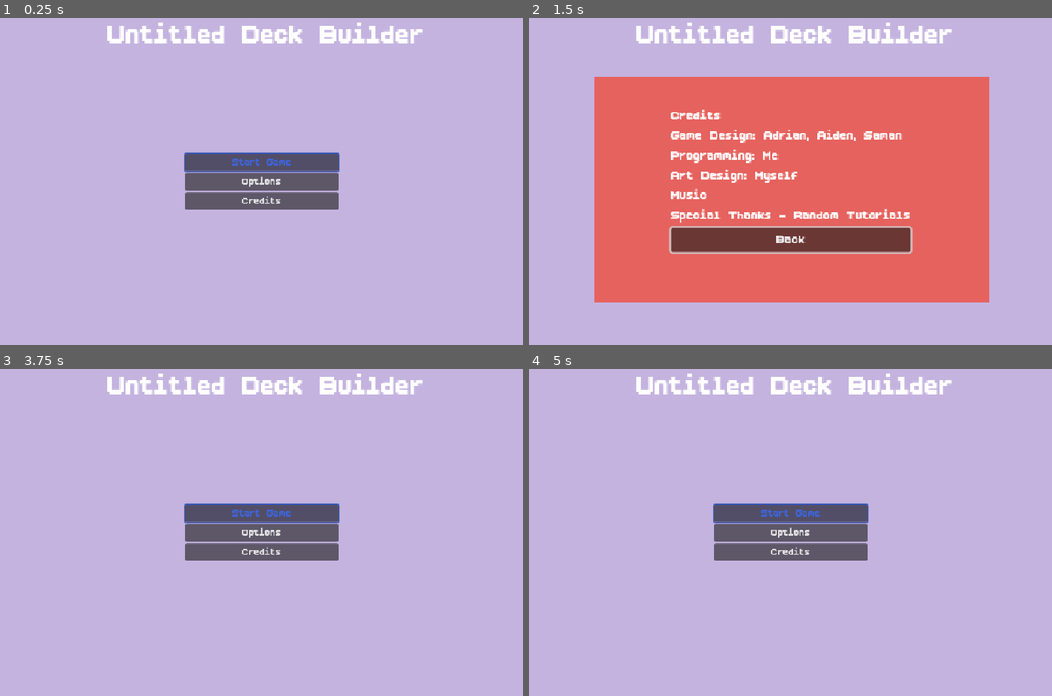
Above: before the commit, frames 1-4 (two rows, left to right).
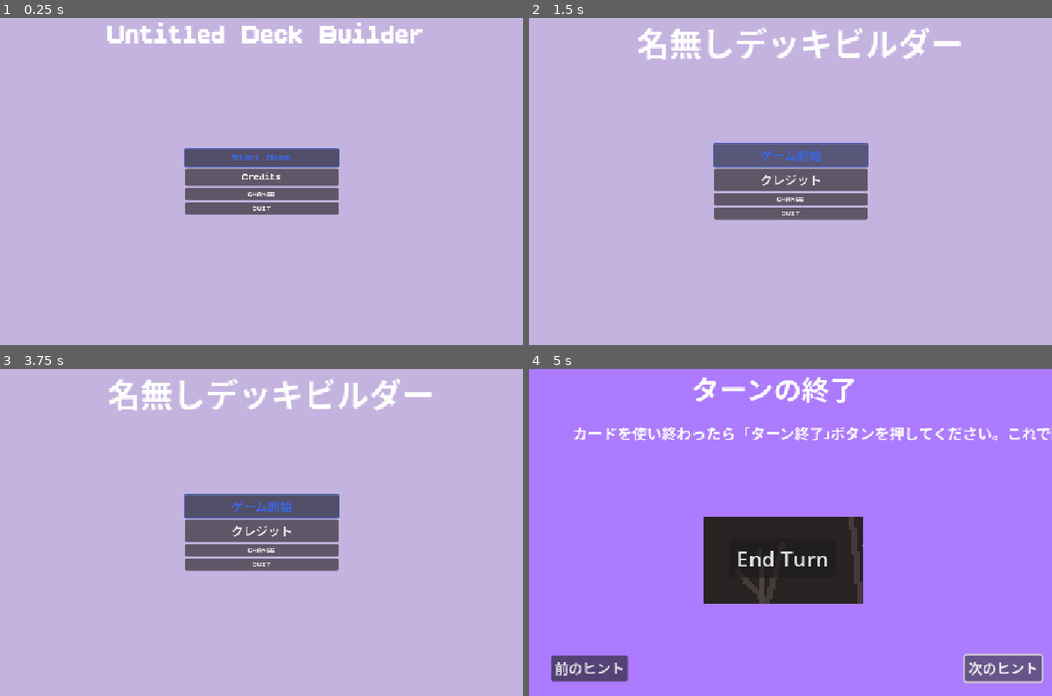
Above: after the commit, the same moments.

Repository: SirWadles/Untitled-Deck-Builder
Game: Godot game, scene res://scenes/main_menu.tscn
The game is run twice, just before and just after one commit, with the same random seed, the same clock (stepped at 60 frames per second) and the same inputs.
Inputs (mouse positions are in pixels of both pictures, inside the frame that each line leads up to):
- Up to frame 1 (0.25 s): no input
- Up to frame 2 (1.5 s): click (790, 194) at 0.5 s, where only the run after the commit has a clickable "CHANGE"; click (790, 155) at 1.25 s, where only the run after the commit has a clickable "ゲーム開始"
- Up to frame 3 (3.75 s): click (261, 506) at 2 s, where only the run after the commit has a clickable "ゲーム開始"; click (261, 529) at 2.75 s, where only the run after the commit has a clickable "クレジット"; click (261, 591) at 3.5 s, where only the run before the commit has a clickable "Back"
- Up to frame 4 (5 s): click (1004, 666) at 4.25 s, where only the run after the commit has a clickable "次のヒント"

The runs differ from the first frame. In frame 1, 2.7% of the frame differs, in the area x 35-65%, y 39-61%; in frame 2, 55%; in frame 3, 6.0%; in frame 4, 100%, in the area x 0-100%, y 0-100%.

Commit message:
Something was done
couldnt tell you

Diff:
--- a/project.godot
+++ b/project.godot
@@ -33,6 +33,8 @@
 
 window/size/viewport_width=1024
 window/size/viewport_height=640
+window/size/mode=3
+window/size/borderless=true
 window/stretch/mode="canvas_items"
 
 [editor_plugins]
--- a/scenes/main_menu.tscn
+++ b/scenes/main_menu.tscn
@@ -72,6 +72,7 @@
 translation_key = "start_game"
 
 [node name="OptionsButton" type="Button" parent="VBoxContainer"]
+visible = false
 layout_mode = 2
 theme_override_fonts/font = ExtResource("1_l6cm7")
 theme_override_font_sizes/font_size = 24
@@ -86,6 +87,16 @@
 text = "Credits"
 script = ExtResource("3_jk1qb")
 translation_key = "credits"
+
+[node name="LanguageButton" type="Button" parent="VBoxContainer"]
+layout_mode = 2
+theme_override_fonts/font = ExtResource("1_l6cm7")
+text = "CHANGE"
+
+[node name="QuitButton" type="Button" parent="VBoxContainer"]
+layout_mode = 2
+theme_override_fonts/font = ExtResource("1_l6cm7")
+text = "QUIT"
 
 [node name="Audio" type="Node2D" parent="."]
 
--- a/scripts/card.gd
+++ b/scripts/card.gd
@@ -174,7 +174,7 @@
 	await highlight_tween.finished
 	base_position = position
 
-func play_play_animation():
+func play_animation():
 	if highlight_tween:
 		highlight_tween.kill()
 	highlight_tween = create_tween()
--- a/scripts/character_selection.gd
+++ b/scripts/character_selection.gd
@@ -65,6 +65,7 @@
 
 func _setup_focus_neighbors():
 	witch_button.focus_neighbor_right = wizard_button.get_path()
+	witch_button.focus_neighbor_left = wizard_button.get_path()
 	wizard_button.focus_neighbor_left = witch_button.get_path()
 
 func _setup_initial_focus():
--- a/scripts/hand.gd
+++ b/scripts/hand.gd
@@ -63,7 +63,7 @@
 
 func play_card(card: Card, target: Enemy):
 	if card:
-		card.play_play_animation()
+		card.play_animation()
 		await get_tree().create_timer(0.2).timeout
 		card_played.emit(card, target)
 		cards.erase(card)
--- a/scripts/main_menu.gd
+++ b/scripts/main_menu.gd
@@ -3,6 +3,8 @@
 @onready var start_button = $VBoxContainer/StartButton
 @onready var options_button = $VBoxContainer/OptionsButton
 @onready var credit_button = $VBoxContainer/CreditButton
+@onready var quit_button = $VBoxContainer/QuitButton
+@onready var language_button = $VBoxContainer/LanguageButton
 
 @onready var start_sound = $Audio/StartSound
 @onready var options_sound = $Audio/OptionsSound
@@ -28,6 +30,8 @@
 	start_button.focus_entered.connect(_on_button_focus_entered.bind(start_button))
 	options_button.focus_entered.connect(_on_button_focus_entered.bind(options_button))
 	credit_button.focus_entered.connect(_on_button_focus_entered.bind(credit_button))
+	quit_button.focus_entered.connect(_on_button_focus_entered.bind(quit_button))
+	language_button.focus_entered.connect(_on_button_focus_entered.bind(language_button))
 
 	music_player.bus = "Music"
 	music_player.play()
@@ -37,19 +41,33 @@
 	_setup_focus_neighbors()
 	_setup_initial_focus()
 
+	if quit_button:
+		quit_button.pressed.connect(_on_quit_button)
+	if language_button:
+		language_button.pressed.connect(_on_language_pressed)
+
 	TranslationManager.language_changed.connect(_on_language_changed)
 
 func _input(event):
 	if is_submenu_open:
 		return
-	if event.is_action_pressed("ui_language"):
-		if TranslationManager.current_language == "ja":
+	if event.is_action_pressed("ui_end_turn"):
+		if TranslationManager.current_language == "en":
+			TranslationManager.set_language("ja")
+		else:
 			TranslationManager.set_language("en")
-		else:
-			TranslationManager.set_language("ja")
+
+func _on_language_pressed():
+	if TranslationManager.current_language == "en":
+		TranslationManager.set_language("ja")
+	else:
+		TranslationManager.set_language("en")
 
 func _on_language_changed():
 	pass
+
+func _on_quit_button():
+	get_tree().quit()
 
 func _setup_initial_focus():
 	await get_tree().process_frame
@@ -61,12 +79,16 @@
 		start_button.grab_focus()
 
 func _setup_focus_neighbors():
-	start_button.focus_neighbor_bottom = options_button.get_path()
-	options_button.focus_neighbor_top = start_button.get_path()
-	options_button.focus_neighbor_bottom = credit_button.get_path()
-	credit_button.focus_neighbor_top = options_button.get_path()
-	credit_button.focus_neighbor_bottom = start_button.get_path()
-	start_button.focus_neighbor_top = credit_button.get_path()
+	start_button.focus_neighbor_bottom = credit_button.get_path()
+	#options_button.focus_neighbor_top = start_button.get_path()
+	#options_button.focus_neighbor_bottom = credit_button.get_path()
+	credit_button.focus_neighbor_top = start_button.get_path()
+	credit_button.focus_neighbor_bottom = language_button.get_path()
+	quit_button.focus_neighbor_top = language_button.get_path()
+	quit_button.focus_neighbor_bottom = start_button.get_path()
+	language_button.focus_neighbor_top = credit_button.get_path()
+	language_button.focus_neighbor_bottom = quit_button.get_path()
+	start_button.focus_neighbor_top = quit_button.get_path()
 
 func _on_start_button_pressed():
 	print("Start Pressed")
@@ -122,7 +144,7 @@
 
 func _on_button_focus_entered(button: Control):
 	print("Focus: ", button.name)
-	for btn in [start_button, options_button, credit_button]:
+	for btn in [start_button, options_button, credit_button, quit_button, language_button]:
 		btn.modulate = Color.WHITE
 	button.modulate = Color.ROYAL_BLUE
 
--- a/scripts/map_node.gd
+++ b/scripts/map_node.gd
@@ -1,7 +1,7 @@
 extends Button
 class_name MapNode
 
-enum NodeType {BATTLE, SHOP, REST, TREASURE, BOSS}
+enum NodeType {BATTLE, REST, SHOP ,TREASURE, BOSS}
 
 var node_type: NodeType = NodeType.BATTLE
 var node_id: String = ""
--- a/scripts/shop.gd
+++ b/scripts/shop.gd
@@ -44,6 +44,11 @@
 	controller_navigation_enabled = true
 	process_mode = Node.PROCESS_MODE_ALWAYS
 
+	TranslationManager.language_changed.connect(_on_language_changed)
+
+func _on_language_changed():
+	pass
+
 func _input(event):
 	if event.is_action_pressed("ui_cancel"):
 		audio_options.show_options()
@@ -55,6 +60,11 @@
 	if event is InputEventMouseMotion and controller_navigation_enabled:
 		controller_navigation_enabled = false
 		_clear_controller_focus()
+	if event.is_action_pressed("ui_language"):
+		if TranslationManager.current_language == "ja":
+			TranslationManager.set_language("en")
+		else:
+			TranslationManager.set_language("ja")
 
 func _process(delta):
 	if not controller_navigation_enabled:
@@ -284,7 +294,7 @@
 	available_cards.clear()
 	available_relics.clear()
 	print("Loading shop items...")
-	var num_cards = randi_range(6, 12)
+	var num_cards = randi_range(6, 8)
 	print(num_cards)
 	for i in range(num_cards):
 		var random_card_id = all_cards[randi() % all_cards.size()]
--- a/scripts/shop_relic.gd
+++ b/scripts/shop_relic.gd
@@ -35,6 +35,11 @@
 
 	purchase_button.focus_mode = Control.FOCUS_NONE
 
+	TranslationManager.language_changed.connect(_on_language_changed)
+
+func _on_language_changed():
+	pass
+
 #func _input(event):
 	#if event.is_action_pressed("ui_accept") and self.modulate == Color(1.2, 1.2, 0.8):
 		#_on_purchase_button_pressed()
--- a/scripts/tutorial_scene.gd
+++ b/scripts/tutorial_scene.gd
@@ -34,6 +34,7 @@
 	next_sound.bus = "SFX"
 	start_sound.bus = "SFX"
 
+	_setup_focus_neighbors()
 	_setup_initial_focus()
 
 func _setup_initial_focus():
@@ -78,10 +79,14 @@
 func _on_next_button_pressed():
 	next_sound.play()
 	show_tip(current_tip + 1)
+	if enemy_attack_tip.visible:
+		prev_button.focus_neighbor_left = start_game_button.get_path()
 
 func _on_prev_button_pressed():
 	prev_sound.play()
 	show_tip(current_tip - 1)
+	if not enemy_attack_tip.visible:
+		prev_button.focus_neighbor_left = next_button.get_path()
 
 func show_tutorial():
 	get_tree().root.add_child(self)
@@ -91,23 +96,28 @@
 	await get_tree().create_timer(1.4).timeout
 	get_tree().change_scene_to_file("res://scenes/character_selection.tscn")
 
-func _input(event):
-	if input_handler and input_handler.navigation_enabled:
-		if event.is_action_pressed("ui_left") and not prev_button.disabled:
-			if input_handler and input_handler.is_controller_active():
-				input_handler.set_current_focus(prev_button)
-			elif prev_button.focus_mode != Control.FOCUS_NONE:
-				prev_button.grab_focus()
-		elif event.is_action_pressed("ui_right"):
-			if next_button.visible:
-				if input_handler and input_handler.is_controller_active():
-					input_handler.set_current_focus(next_button)
-				elif next_button.focus_mode != Control.FOCUS_NONE:
-					next_button.grab_focus()
-			elif start_game_button.visible:
-				if input_handler and input_handler.is_controller_active():
-					input_handler.set_current_focus(start_game_button)
-				elif start_game_button.focus_mode != Control.FOCUS_NONE:
-					start_game_button.grab_focus()
-		elif event.is_action_pressed("ui_cancel"):
-			pass
+#func _input(event):
+	#if input_handler and input_handler.navigation_enabled:
+		#if event.is_action_pressed("ui_left") and not prev_button.disabled:
+			#if input_handler and input_handler.is_controller_active():
+				#input_handler.set_current_focus(prev_button)
+			#elif prev_button.focus_mode != Control.FOCUS_NONE:
+				#prev_button.grab_focus()
+		#elif event.is_action_pressed("ui_right"):
+			#if next_button.visible:
+				#if input_handler and input_handler.is_controller_active():
+					#input_handler.set_current_focus(next_button)
+				#elif next_button.focus_mode != Control.FOCUS_NONE:
+					#next_button.grab_focus()
+			#elif start_game_button.visible:
+				#if input_handler and input_handler.is_controller_active():
+					#input_handler.set_current_focus(start_game_button)
+				#elif start_game_button.focus_mode != Control.FOCUS_NONE:
+					#start_game_button.grab_focus()
+		#elif event.is_action_pressed("ui_cancel"):
+			#pass
+
+func _setup_focus_neighbors():
+	next_button.focus_neighbor_left = prev_button.get_path()
+	start_game_button.focus_neighbor_left = prev_button.get_path()
+	prev_button.focus_neighbor_left = next_button.get_path()
--- a/translation_manager.gd
+++ b/translation_manager.gd
@@ -83,7 +83,11 @@
 			"deck_label": "Deck: ",
 			"discard_label": "Discard: ",
 			"exhaust_label": "Exhaust: ",
-			"close": "Close"
+			"close": "Close",
+
+			"Energy Crystal": "Energy Crystal",
+			"+1 Max Energy": "+1 Max Energy",
+			"plus_max_energy": "+1 Max Energy"
 		},
 		"ja": {
 			"game_title": "名無しデッキビルダー",
@@ -157,7 +161,11 @@
 			"deck_label": "デッキ: ",
 			"discard_label": "捨て札: ",
 			"exhaust_label": "消耗札: ",
-			"close": "閉じる"
+			"close": "閉じる",
+
+			"Energy Crystal": "エネルギークリスタル",
+			"+1 Max Energy": "最大エネルギー+1",
+			"plus_max_energy": "最大エネルギー+1"
 		}
 	}
 
Not shown, changed: export_presets.cfg
